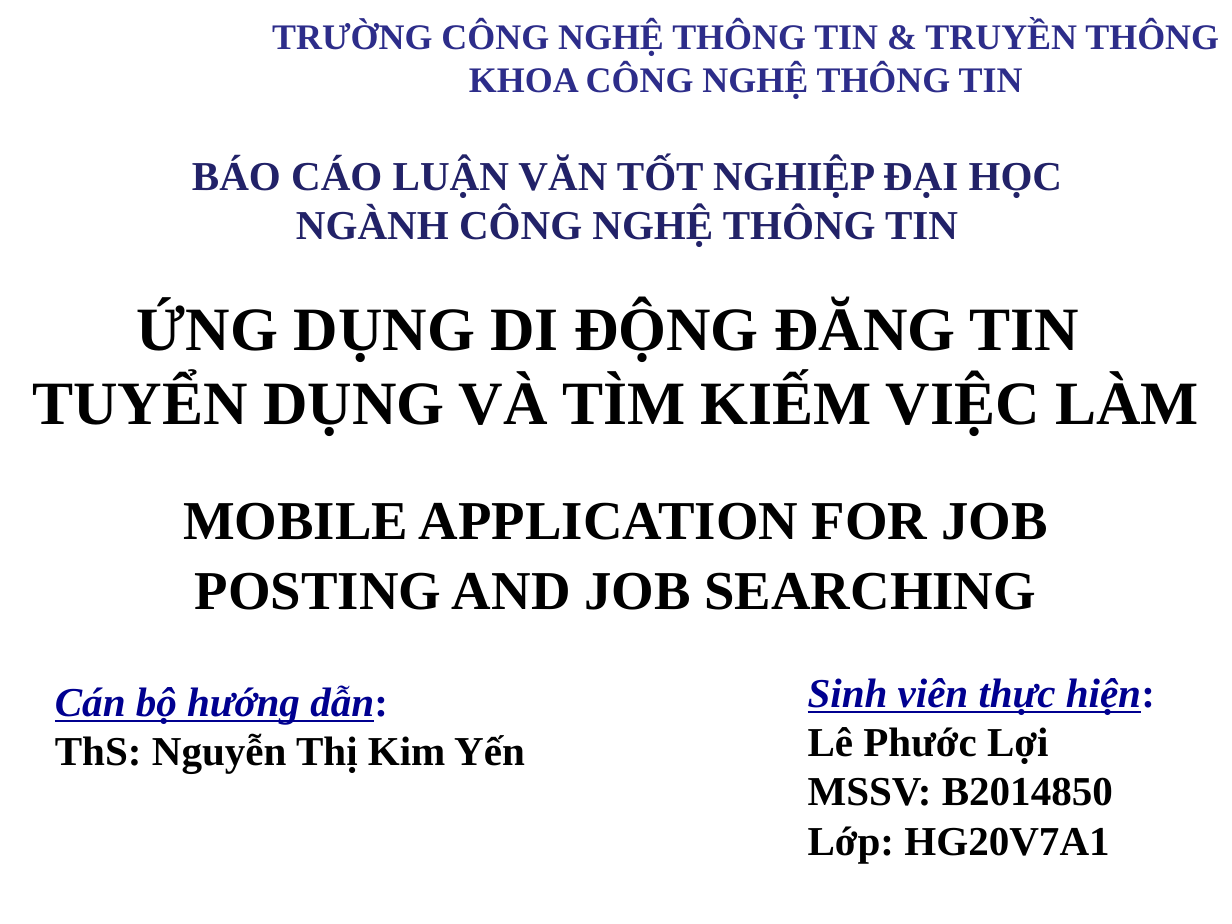
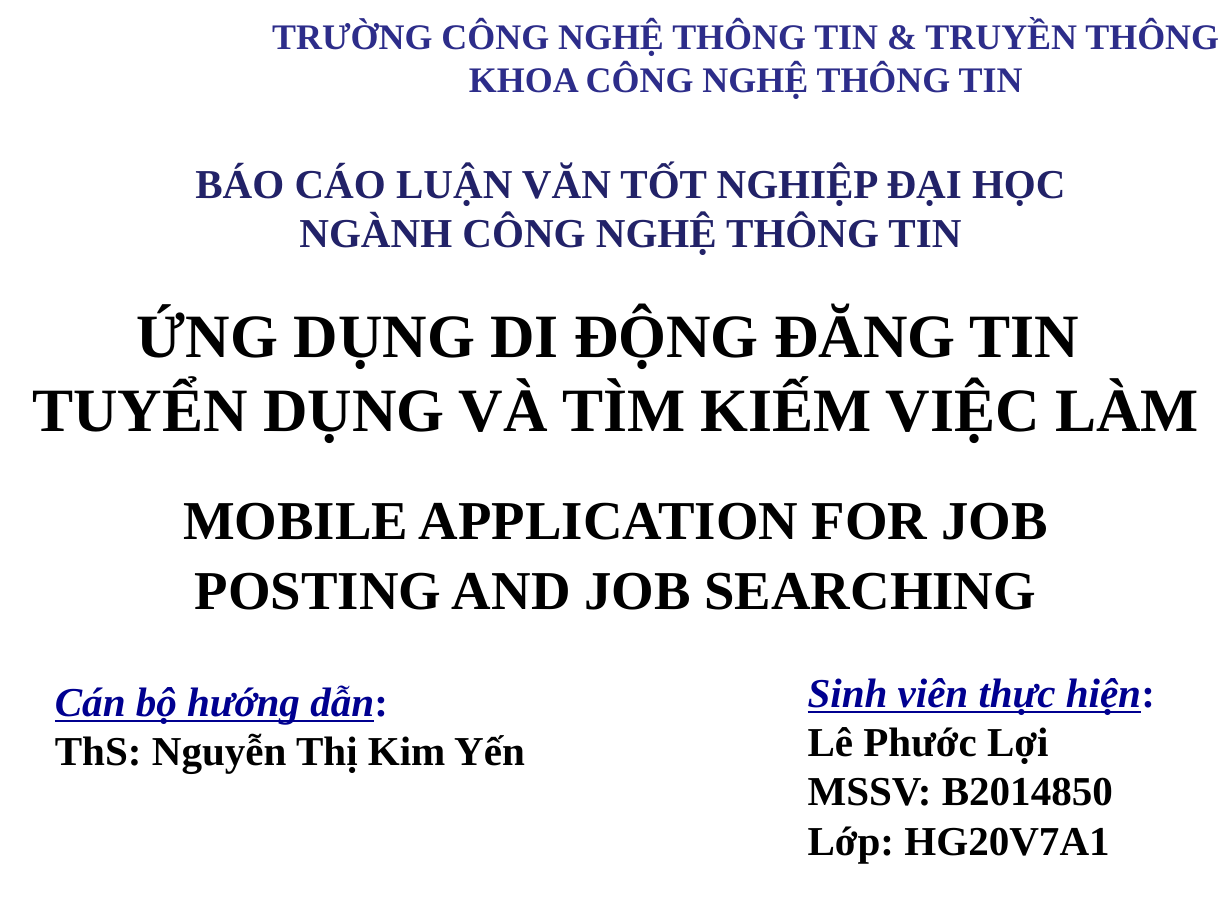
Before and after one commit to LePhuocLoi4850/luan-van, a slide deck: slide 1 of B2014850_LePhuocLoi.ppt. Drawn at 1232x924 pixels with LibreOffice and Linux fonts; fonts in the diff are those of the drawing; background and template pictures are left out. Boxes give left, top, right and bottom in pixels: in the first picture for what was removed or moved away, otherwise in the second. Text is boxed around its words. In the diff, an @@ line names an element or a change of style, - is before the commit and + after.

```diff
--- a/B2014850_LePhuocLoi.ppt
+++ b/B2014850_LePhuocLoi.ppt
@@ text "BÁO CÁO LUẬN VĂN TỐT ...": place and size @@
-text "BÁO CÁO LUẬN VĂN TỐT ..." at [192,158,1063,247]
+text "BÁO CÁO LUẬN VĂN TỐT ..." at [195,166,1066,255]
@@ title "ỨNG DỤNG DI ĐỘNG ĐĂNG ...": place and size @@
-title "ỨNG DỤNG DI ĐỘNG ĐĂNG ..." at [32,302,1199,436]
+title "ỨNG DỤNG DI ĐỘNG ĐĂNG ..." at [32,308,1199,442]
```
Also in this commit, not shown: 33 other files.
